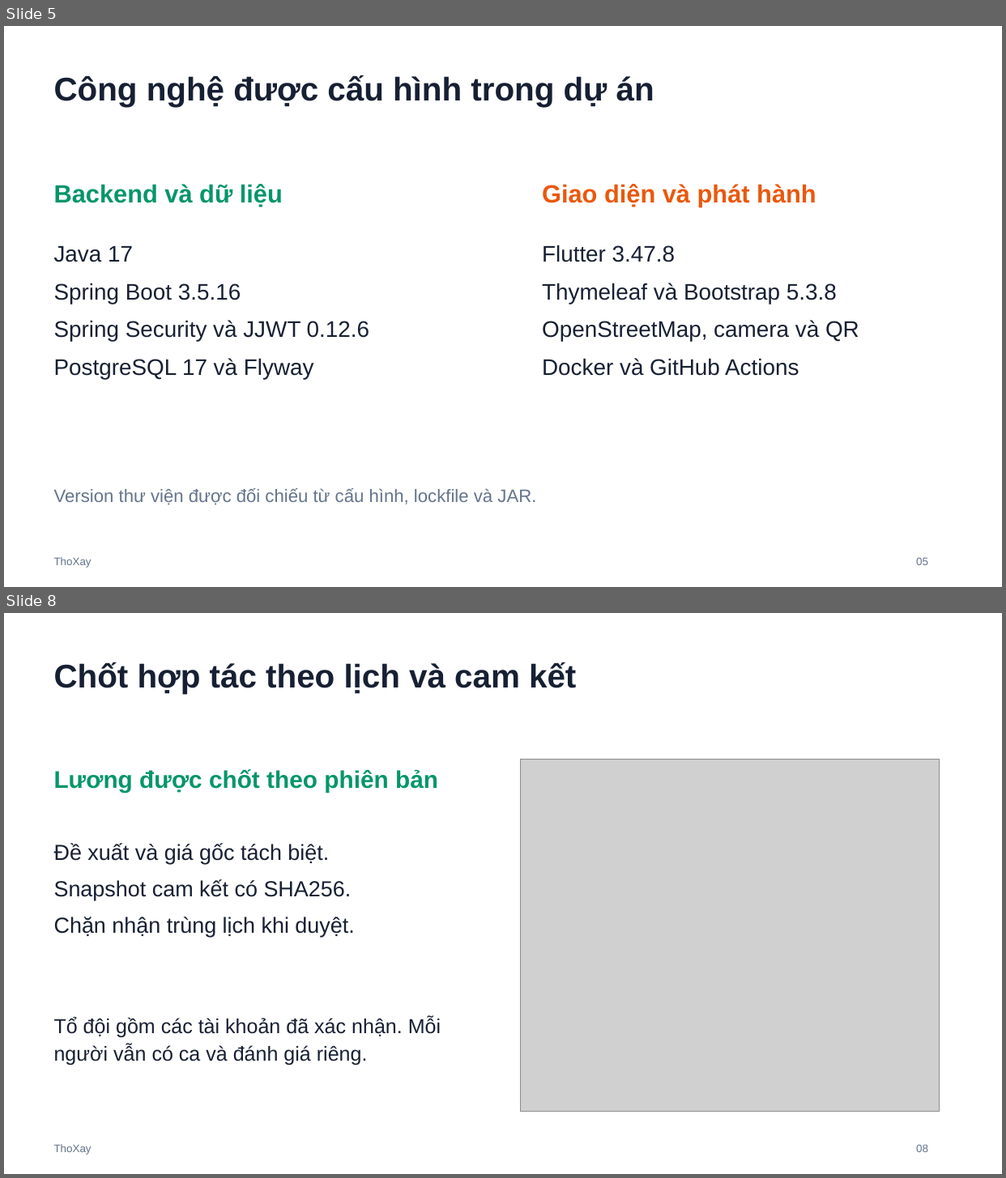
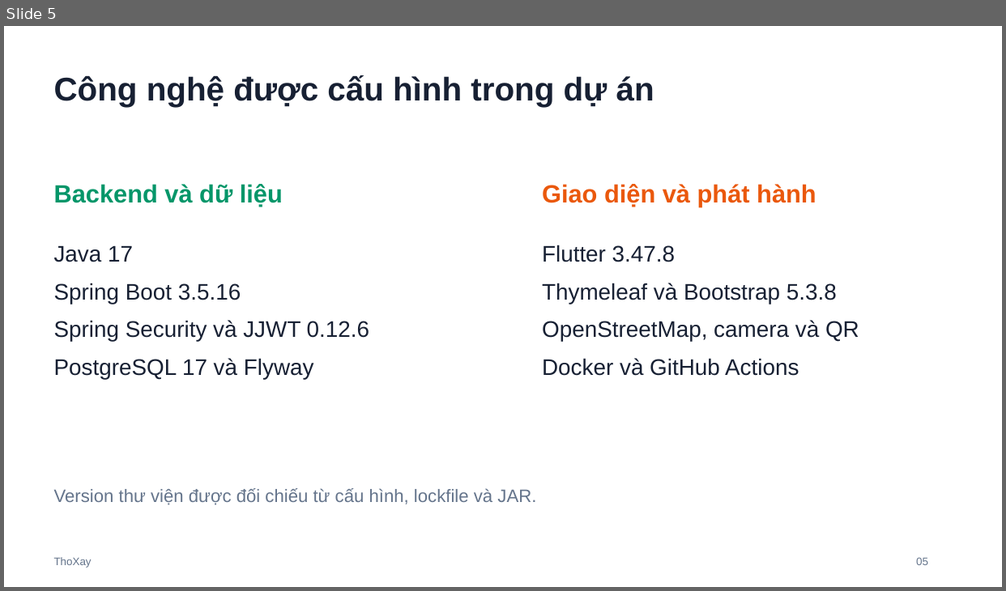
Before and after one commit to tranngocthiet2k6-ai/ThoXay, a slide deck: docs/SLIDE_BAO_VE_DO_AN.pptx. Shown one above the other, each under a label of ours: slides 5 and 8 before the commit, slide 5 after it; the slides between them are not shown. The pictures are 1006x1178 and 1006x591 pixels, drawn with LibreOffice and Linux fonts; fonts in the diff are those of the drawing; grey boxes stand for pictures. Boxes give left, top, right and bottom in pixels: in the first picture for what was removed or moved away, otherwise in the second. Text is boxed around its words. In the diff, an @@ line names an element or a change of style, - is before the commit and + after.

```diff
--- a/docs/SLIDE_BAO_VE_DO_AN.pptx
+++ b/docs/SLIDE_BAO_VE_DO_AN.pptx
@@ slide 8 removed at [4, 613, 1002, 1174], background #FFFFFF @@
@@ text removed at [54, 662, 576, 694] @@
-Chốt hợp tác theo lịch và cam kết
@@ text removed at [54, 769, 438, 793] @@
-Lương được chốt theo phiên bản
@@ picture removed at [521, 760, 939, 1112] @@
@@ text removed at [54, 843, 354, 937] @@
-Đề xuất và giá gốc tách biệt.
-Snapshot cam kết có SHA256.
-Chặn nhận trùng lịch khi duyệt.
@@ text removed at [54, 1017, 441, 1065] @@
-Tổ đội gồm các tài khoản đã xác nhận. Mỗi người vẫn có ca và đánh giá riêng.
@@ text removed at [54, 1144, 91, 1155] @@
-ThoXay
@@ text removed at [916, 1144, 928, 1152] @@
-08
```
Also in this commit, not shown: 3 slides changed, 7 slides added, 6 other slides removed, 27 other files.
